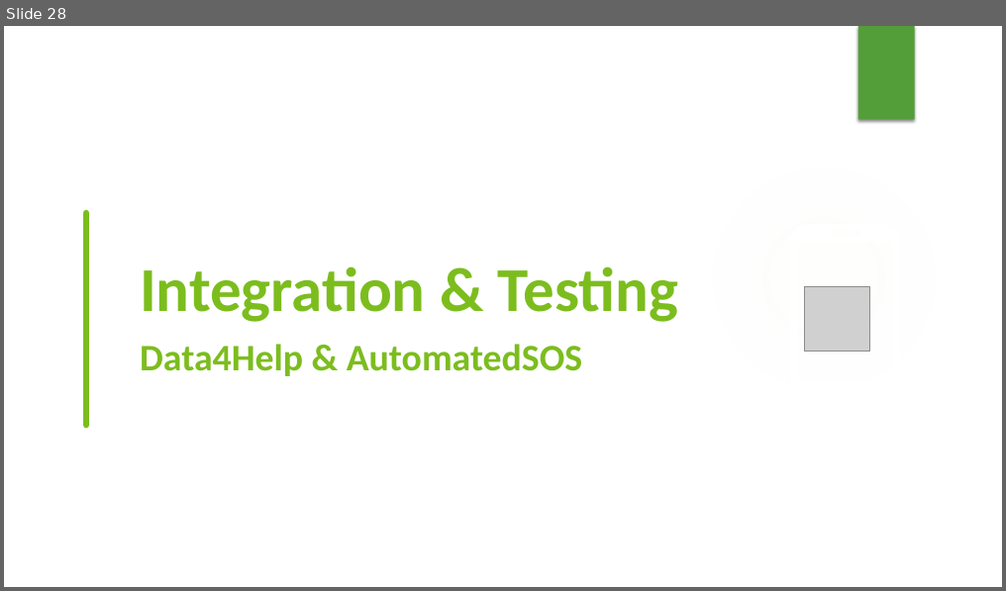
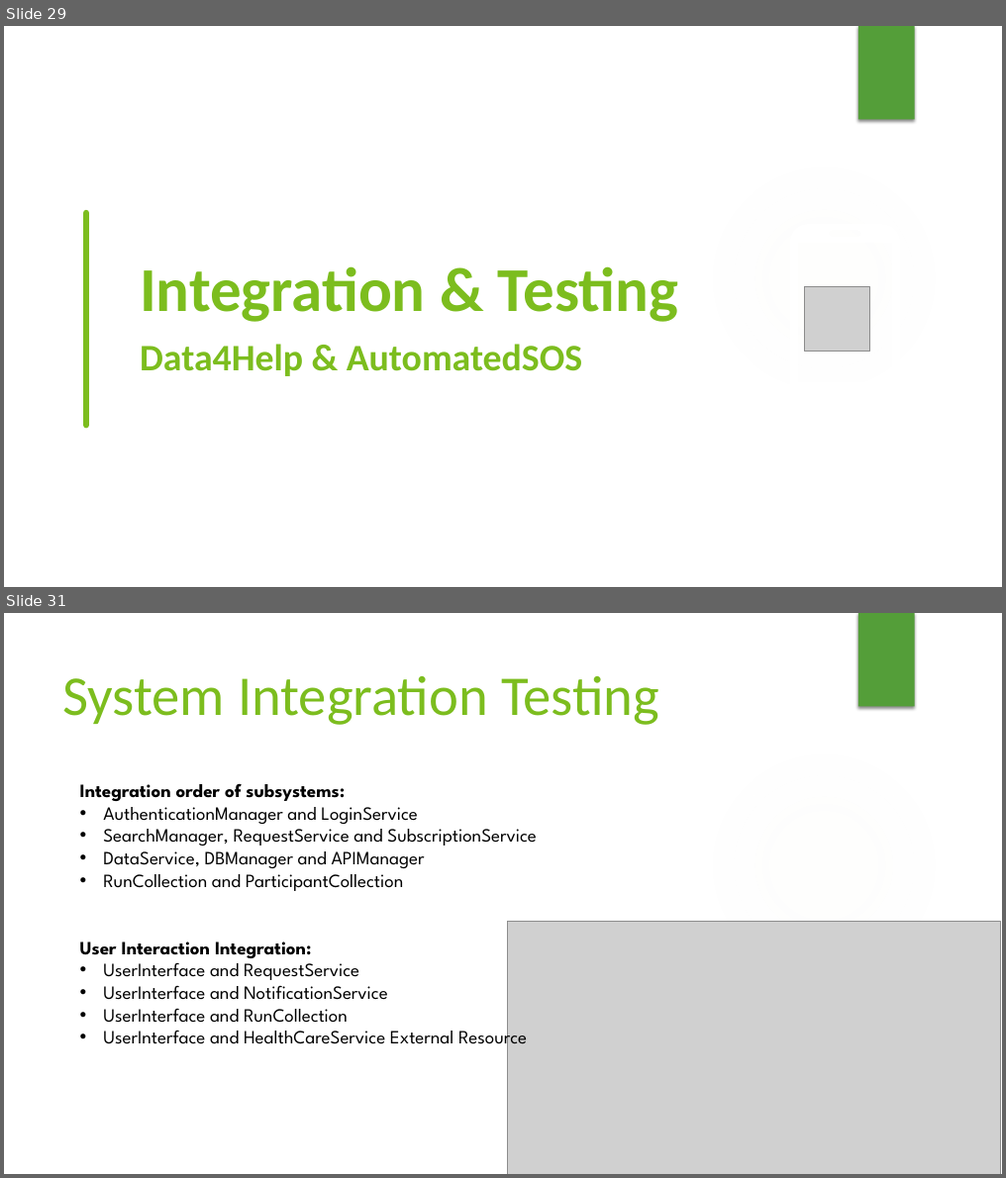
Before and after one commit to lauraschiatti/TrackMe, a slide deck: DeliveryFolder/Project presentation.pptx. Shown one above the other, each under a label of ours: slide 28 before the commit, slides 29 and 31 after it; the slides between them are not shown. The pictures are 1006x591 and 1006x1178 pixels, drawn with LibreOffice and Linux fonts; fonts in the diff are those of the drawing; grey boxes stand for pictures; background and template pictures are left out. Boxes give left, top, right and bottom in pixels: in the first picture for what was removed or moved away, otherwise in the second. Text is boxed around its words. In the diff, an @@ line names an element or a change of style, - is before the commit and + after.

```diff
--- a/DeliveryFolder/Project presentation.pptx
+++ b/DeliveryFolder/Project presentation.pptx
@@ slide 31 added at bbox=[4, 613, 1002, 1174], background #FFFFFF; not listed: 2 template elements that a slide beside it also shows @@
@@ text added at bbox=[62, 676, 659, 725], 54 pt, text #7CBD1E @@
+System Integration Testing
@@ text added at bbox=[80, 783, 537, 1051], 18 pt, text #000000 @@
+Integration order of subsystems:
+• AuthenticationManager and LoginService
+• SearchManager, RequestService and SubscriptionService
+• DataService, DBManager and APIManager
+• RunCollection and ParticipantCollection
+User Interaction Integration:
+• UserInterface and RequestService
+• UserInterface and NotificationService
+• UserInterface and RunCollection
+• UserInterface and HealthCareService External Resource
@@ picture added at bbox=[508, 922, 1000, 1174] @@
@@ what was slide 28 is now slide 29 @@
```
Also in this commit, not shown: 2 slides changed, 5 other slides added, 4 slides removed.
